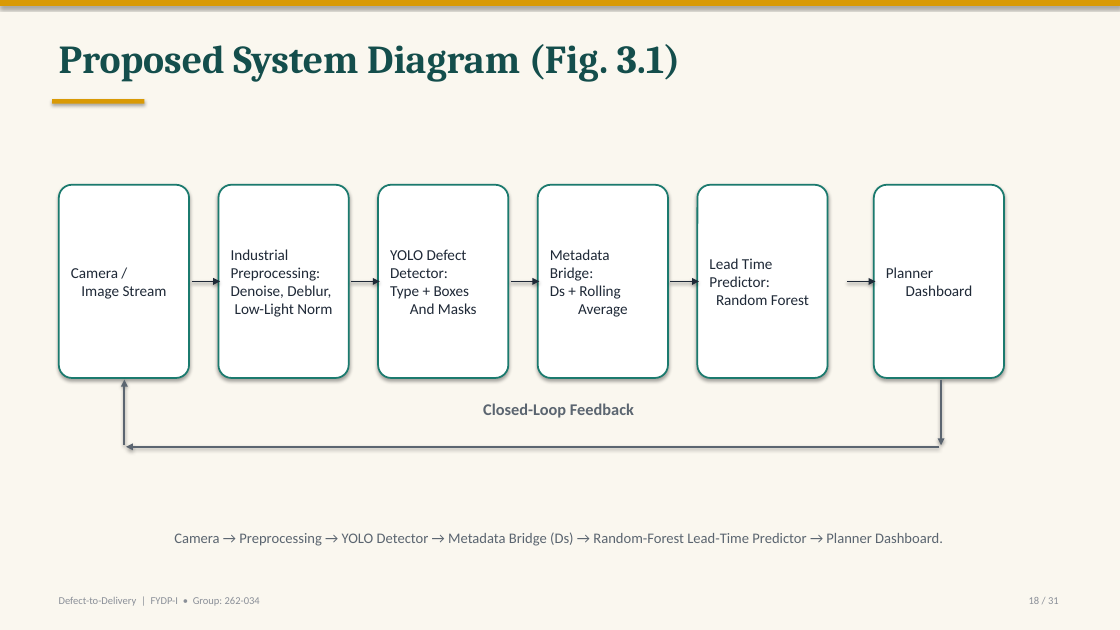
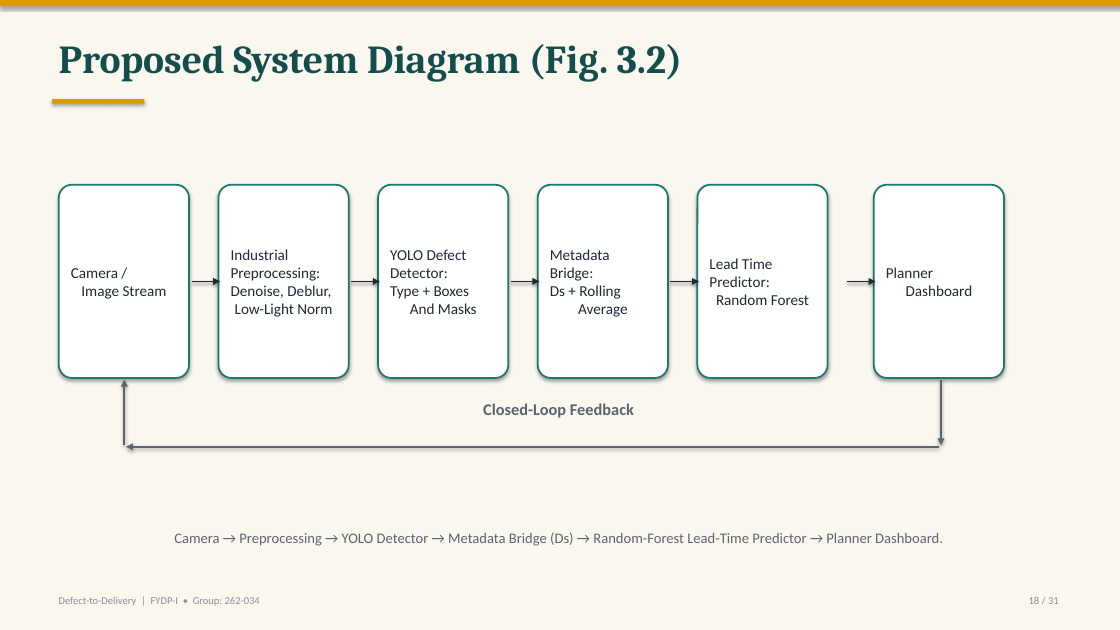
Before and after one commit to labib-ux/FYDP, a slide deck: slide 18 of slides/FYDP-I_Defect-to-Delivery.pptx. Drawn at 1120x630 pixels with LibreOffice and Linux fonts; fonts in the diff are those of the drawing. Boxes give left, top, right and bottom in pixels: in the first picture for what was removed or moved away, otherwise in the second. Text is boxed around its words. In the diff, an @@ line names an element or a change of style, - is before the commit and + after.

```diff
--- a/slides/FYDP-I_Defect-to-Delivery.pptx
+++ b/slides/FYDP-I_Defect-to-Delivery.pptx
@@ text at (59,44,682,82): text changed @@
-Proposed System Diagram (Fig. 3.1)
+Proposed System Diagram (Fig. 3.2)
```
Also in this commit, not shown: 6 other slides changed.
